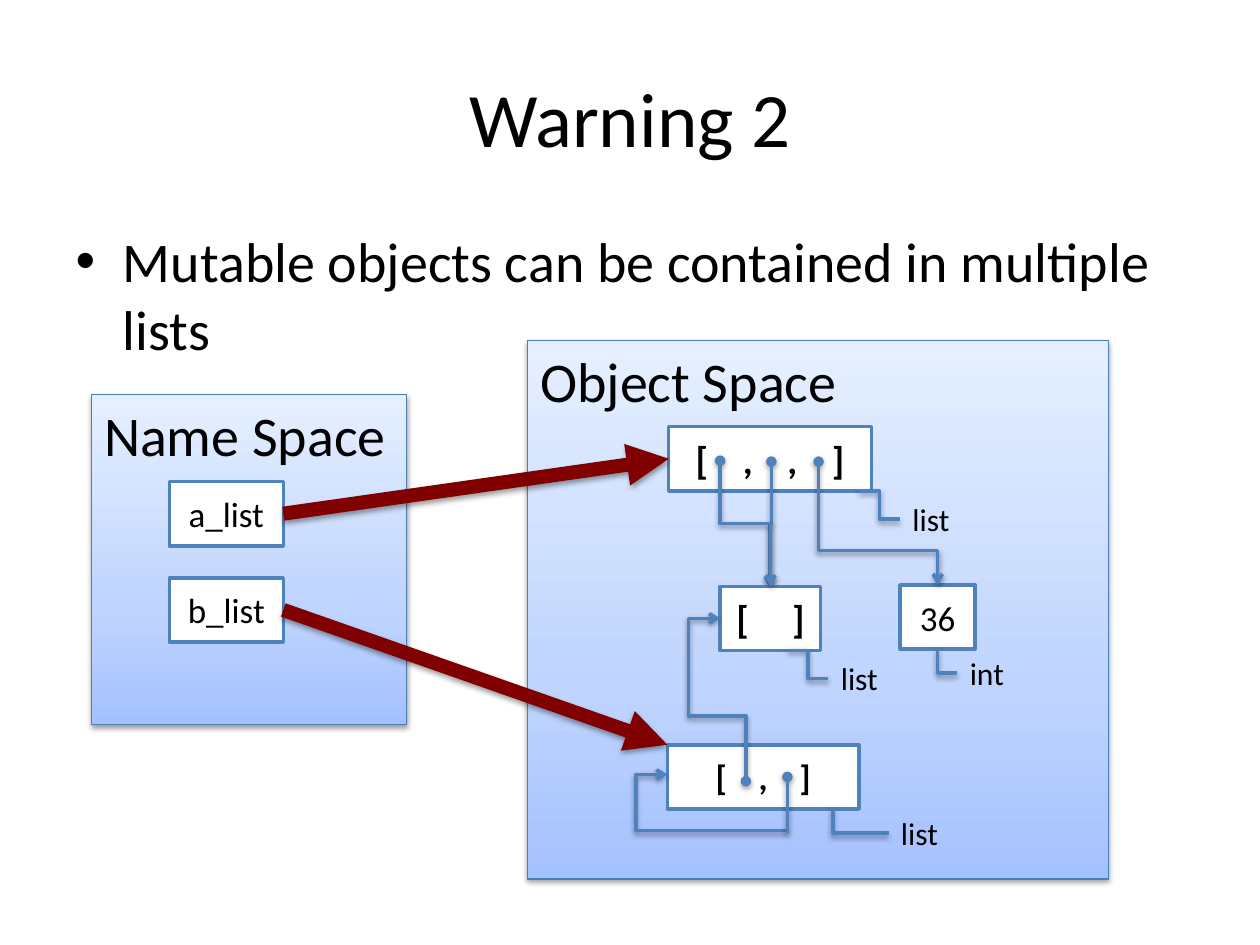
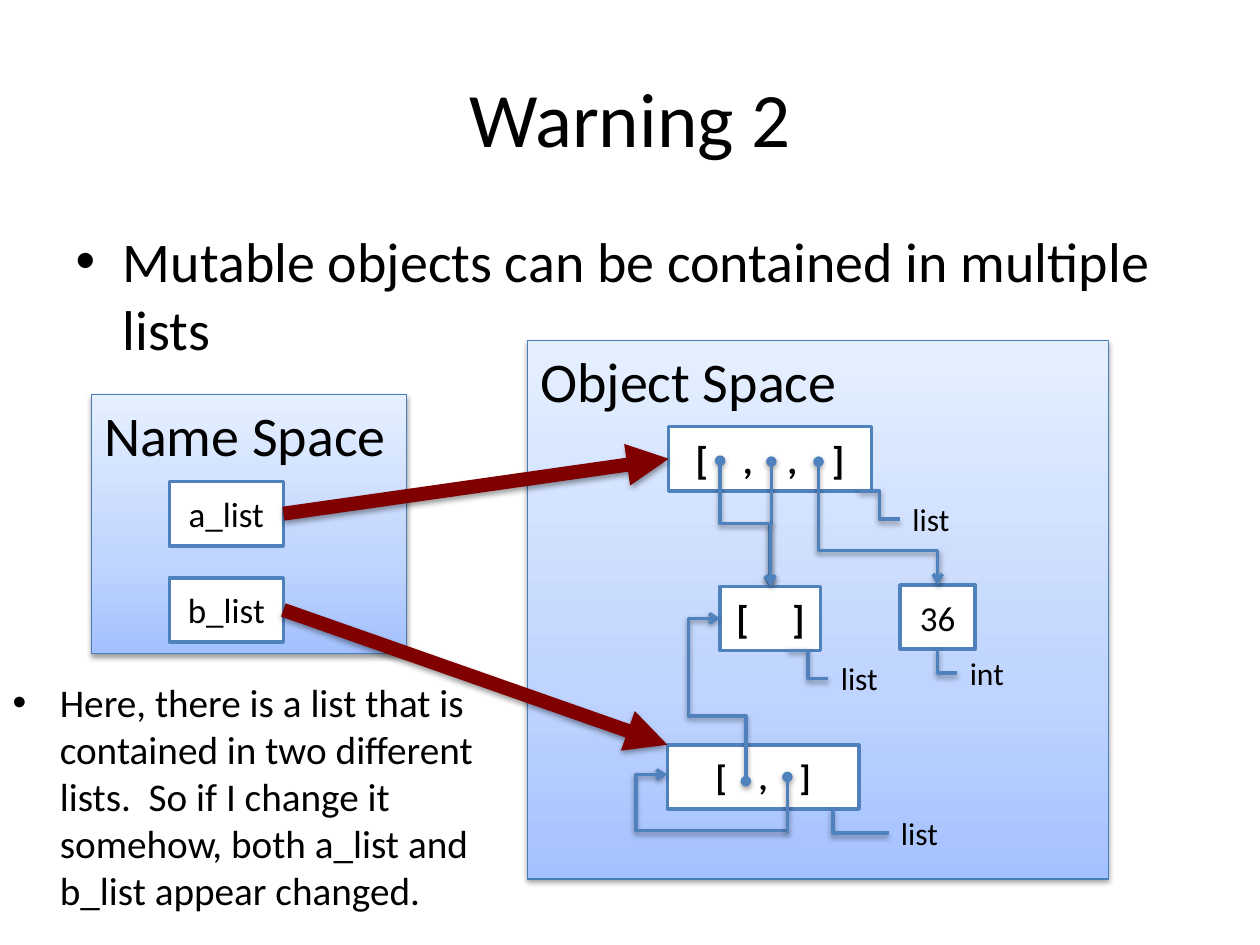
Before and after one commit to zengm71/Course-Overview, a slide deck: slide 4 of lesson_3/Lists_and_Mutability.pptx. Drawn at 1260x945 pixels with LibreOffice and Linux fonts; fonts in the diff are those of the drawing. Boxes give left, top, right and bottom in pixels: in the first picture for what was removed or moved away, otherwise in the second. Text is boxed around its words. In the diff, an @@ line names an element or a change of style, - is before the commit and + after.

Commit message:
added text to the mutability slides

```diff
--- a/lesson_3/Lists_and_Mutability.pptx
+++ b/lesson_3/Lists_and_Mutability.pptx
@@ rectangle "Name Space": place and size @@
-rectangle "Name Space" at box(92, 394, 407, 724)
+rectangle "Name Space" at box(92, 394, 407, 653)
@@ text added at box(60, 689, 473, 912), 22.4 pt, text #000000 @@
+• Here, there is a list that is contained in two different lists. So if I change it somehow, both a_list and b_list appear changed.
```
Also in this commit, not shown: 2 other slides changed.
